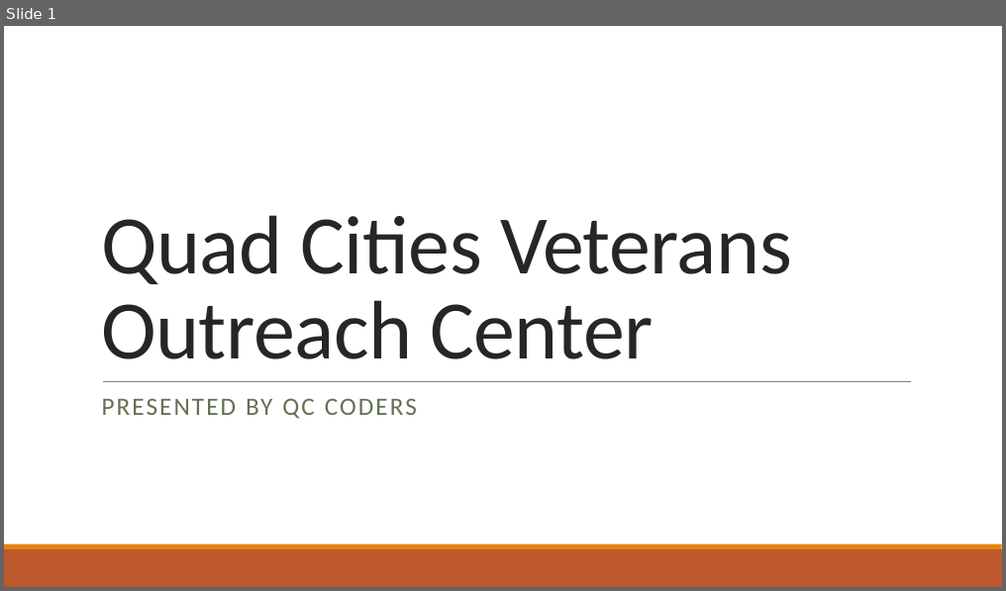
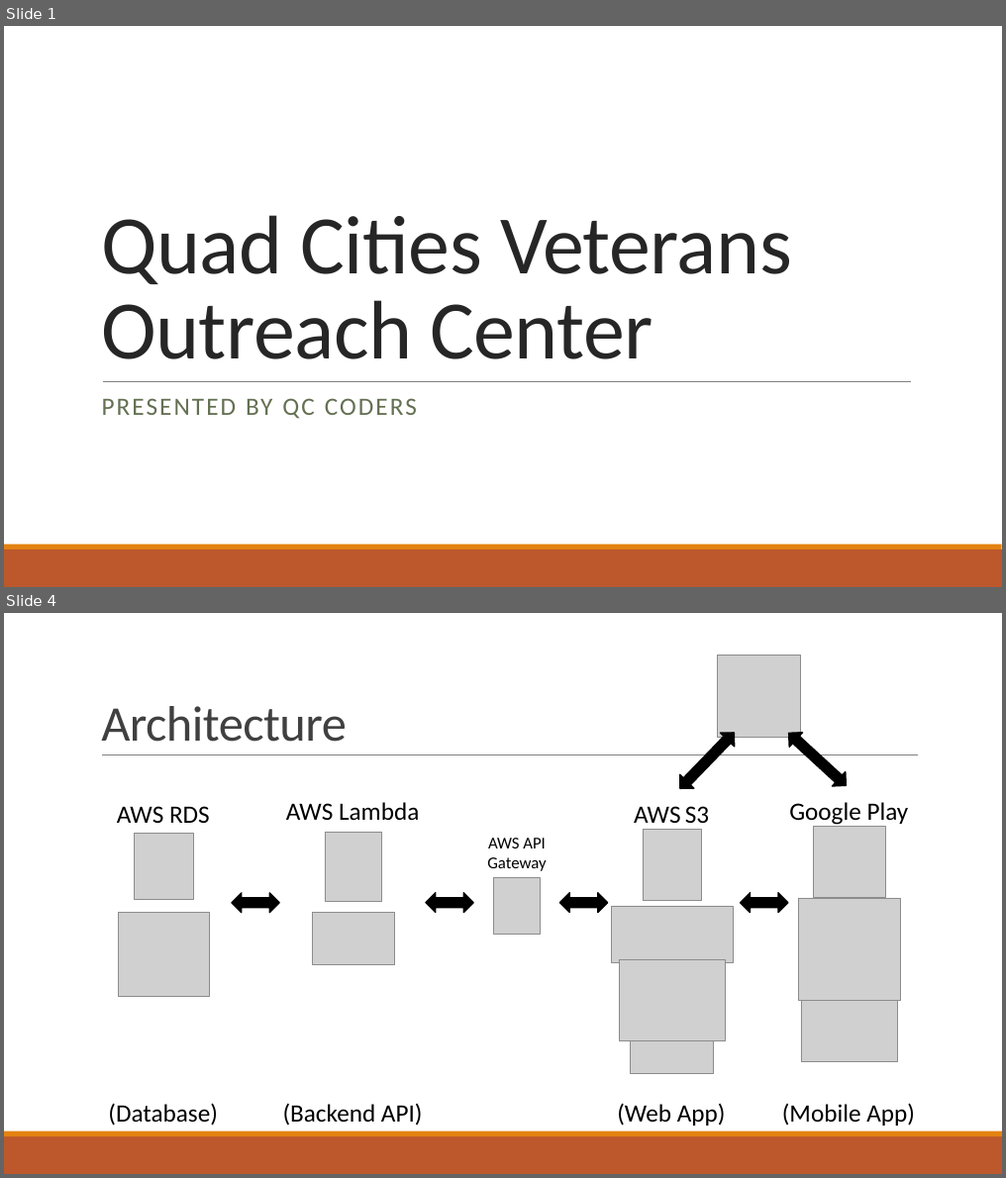
Before and after one commit to qccoders/presentations, a slide deck: QC Coders - Quad Cities Veterans Outreach Center.pptx. Shown one above the other, each under a label of ours: slide 1 before the commit, slides 1 and 4 after it; the slides between them are not shown. The pictures are 1006x591 and 1006x1178 pixels, drawn with LibreOffice and Linux fonts; fonts in the diff are those of the drawing; grey boxes stand for pictures. Boxes give left, top, right and bottom in pixels: in the first picture for what was removed or moved away, otherwise in the second. Text is boxed around its words. In the diff, an @@ line names an element or a change of style, - is before the commit and + after.

```diff
--- a/QC Coders - Quad Cities Veterans Outreach Center.pptx
+++ b/QC Coders - Quad Cities Veterans Outreach Center.pptx
@@ slide 4 added at (x1=4, y1=613, x2=1002, y2=1174), background #FFFFFF; not listed: 2 template elements that a slide beside it also shows @@
@@ picture added at (x1=718, y1=655, x2=801, y2=738) @@
@@ title added at (x1=101, y1=706, x2=347, y2=742), 48 pt, text #404040 @@
+Architecture
@@ left right arrow added at (x1=673, y1=726, x2=742, y2=795), fill #000000, outline #000000 1.25 pt @@
@@ left right arrow added at (x1=782, y1=726, x2=853, y2=792), fill #000000, outline #000000 1.25 pt @@
@@ line added from (102, 756) to (918, 756), #808080 0.5 pt @@
@@ text added at (x1=117, y1=806, x2=210, y2=823), 24 pt, text #000000 @@
+AWS RDS
@@ text added at (x1=286, y1=802, x2=419, y2=820), 24 pt, text #000000 @@
+AWS Lambda
@@ picture added at (x1=135, y1=833, x2=193, y2=900) @@
@@ picture added at (x1=325, y1=832, x2=383, y2=901) @@
@@ text added at (x1=487, y1=838, x2=546, y2=871), 16 pt, text #000000 @@
+AWS API Gateway
@@ picture added at (x1=493, y1=877, x2=540, y2=934) @@
@@ left right arrow added at (x1=232, y1=893, x2=279, y2=912), fill #000000, outline #000000 1.25 pt @@
@@ left right arrow added at (x1=426, y1=893, x2=473, y2=912), fill #000000, outline #000000 1.25 pt @@
@@ left right arrow added at (x1=560, y1=893, x2=608, y2=912), fill #000000, outline #000000 1.25 pt @@
@@ left right arrow added at (x1=741, y1=893, x2=788, y2=912), fill #000000, outline #000000 1.25 pt @@
@@ picture added at (x1=119, y1=912, x2=210, y2=996) @@
@@ picture added at (x1=312, y1=913, x2=395, y2=964) @@
@@ group added at (x1=789, y1=802, x2=909, y2=1062): 3 pictures, 1 text @@
+Google Play
@@ group added at (x1=611, y1=806, x2=734, y2=1073): 4 pictures, 1 text @@
+AWS S3
@@ text added at (x1=108, y1=1103, x2=217, y2=1126), 24 pt, text #000000 @@
+(Database)
@@ text added at (x1=283, y1=1103, x2=423, y2=1126), 24 pt, text #000000 @@
+(Backend API)
@@ text added at (x1=617, y1=1103, x2=726, y2=1126), 24 pt, text #000000 @@
+(Web App)
@@ text added at (x1=782, y1=1103, x2=915, y2=1126), 24 pt, text #000000 @@
+(Mobile App)
```
Also in this commit, not shown: 5 slides changed, 1 slide removed.
